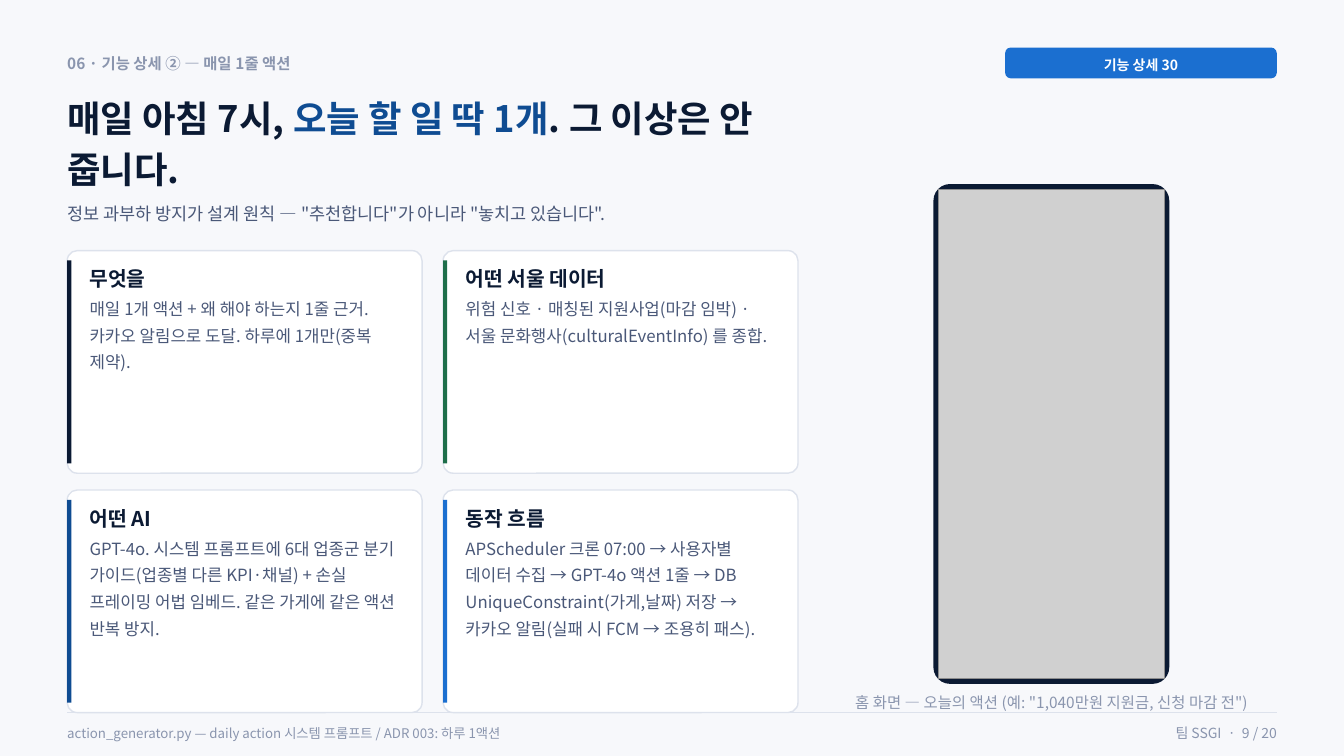
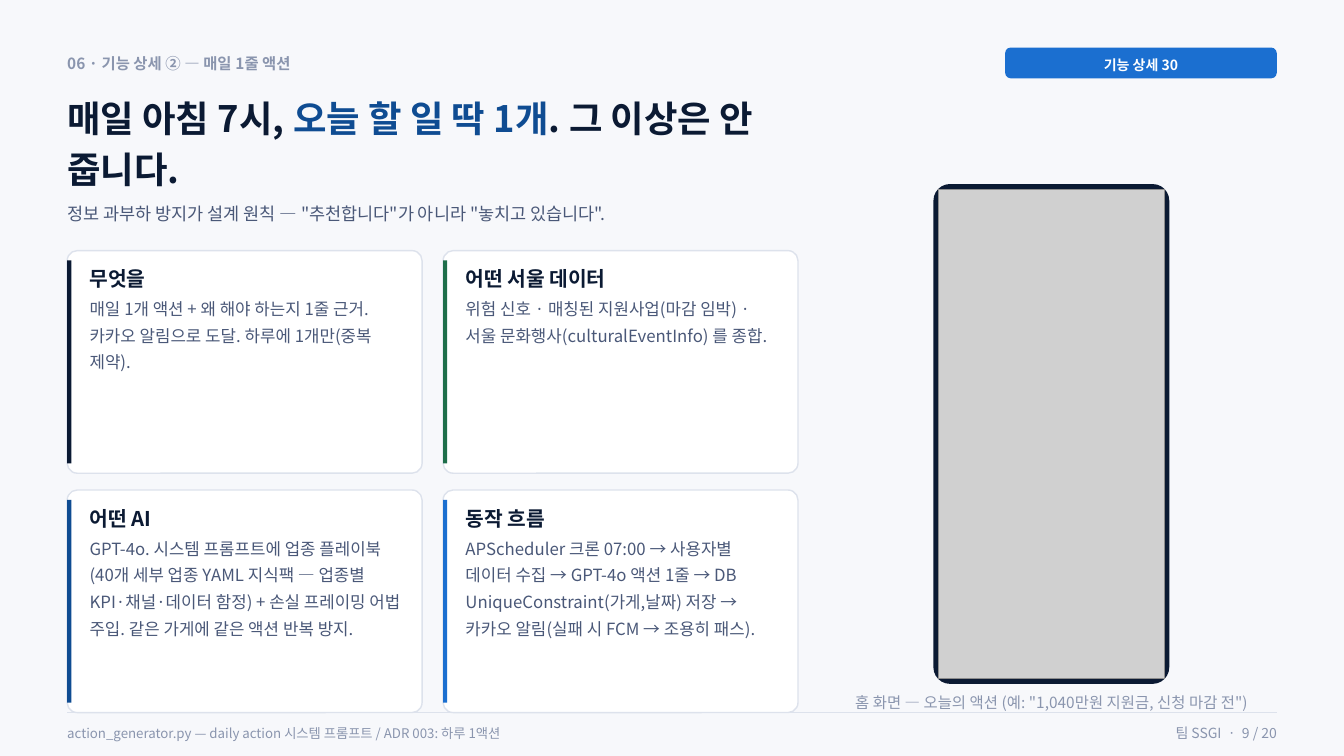
Before and after one commit to Tok-Baro/SSGI_AI_Coach, a slide deck: slide 9 of SSGI_상세기획서_심사위원용.pptx. Drawn at 1344x756 pixels with LibreOffice and Linux fonts; fonts in the diff are those of the drawing; grey boxes stand for pictures. Boxes give left, top, right and bottom in pixels: in the first picture for what was removed or moved away, otherwise in the second. Text is boxed around its words. In the diff, an @@ line names an element or a change of style, - is before the commit and + after.

```diff
--- a/SSGI_상세기획서_심사위원용.pptx
+++ b/SSGI_상세기획서_심사위원용.pptx
@@ text at bbox=[90, 541, 400, 637]: text changed @@
-GPT-4o. 시스템 프롬프트에 6대 업종군 분기 가이드(업종별 다른 KPI·채널) + 손실 프레이밍 어법 임베드. 같은 가게에 같은 액션 반복 방지.
+GPT-4o. 시스템 프롬프트에 업종 플레이북(40개 세부 업종 YAML 지식팩 — 업종별 KPI·채널·데이터 함정) + 손실 프레이밍 어법 주입. 같은 가게에 같은 액션 반복 방지.
```
Also in this commit, not shown: 8 other slides changed, 1 other file.
